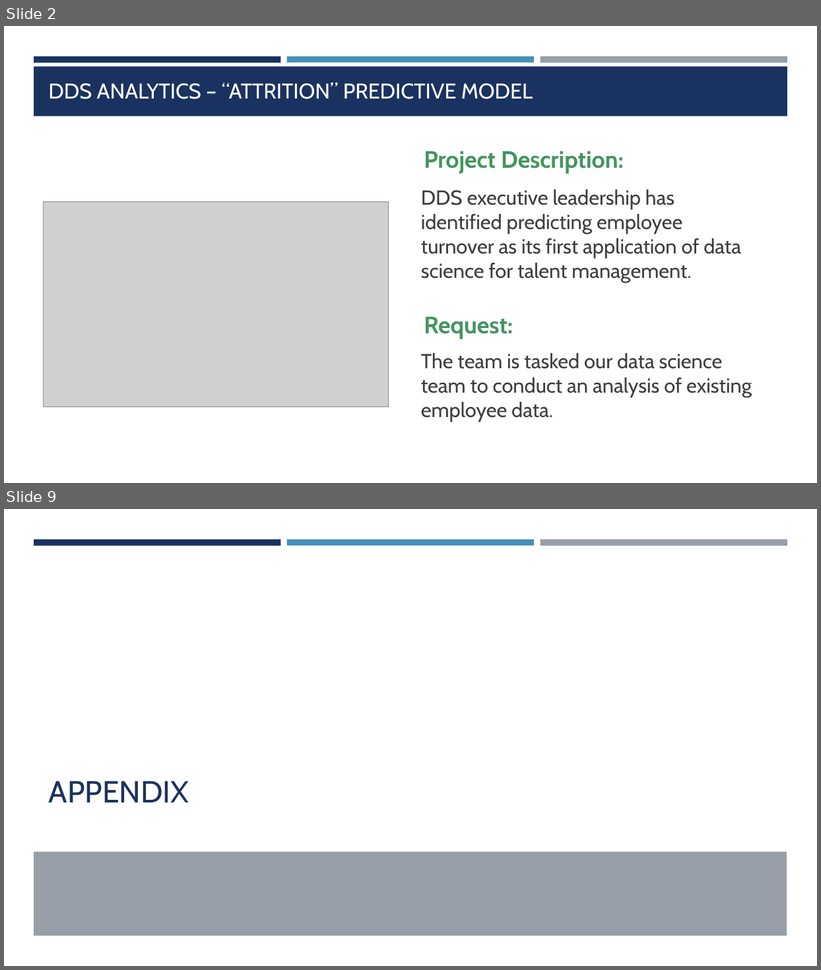
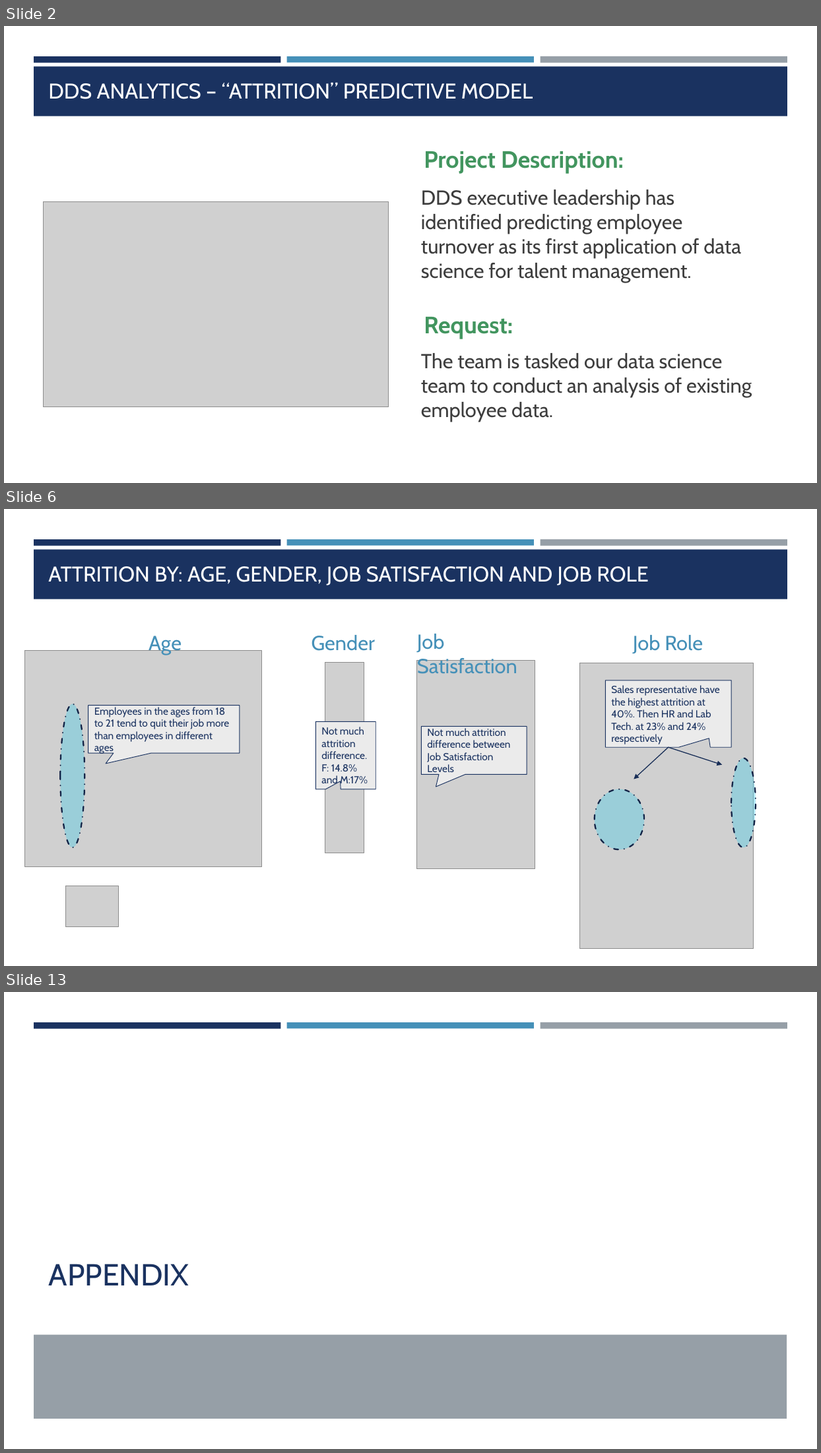
Before and after one commit to jainhsuya/msds.6306.case.study.2, a slide deck: Case Study 2.pptx. Shown one above the other, each under a label of ours: slides 2 and 9 before the commit, slides 2, 6 and 13 after it; the slides between them are not shown. The pictures are 821x970 and 821x1453 pixels, drawn with LibreOffice and Linux fonts; fonts in the diff are those of the drawing; grey boxes stand for pictures. Boxes give left, top, right and bottom in pixels: in the first picture for what was removed or moved away, otherwise in the second. Text is boxed around its words. In the diff, an @@ line names an element or a change of style, - is before the commit and + after.

```diff
--- a/Case Study 2.pptx
+++ b/Case Study 2.pptx
@@ slide 6 added at bbox=[4, 509, 817, 966], background #FFFFFF; not listed: 4 template elements that a slide beside it also shows @@
@@ title added at bbox=[48, 566, 648, 586], 25.2 pt, text #FFFFFF @@
+ATTRITION BY: AGE, GENDER, JOB SATISFACTION AND JOB ROLE
@@ text added at bbox=[149, 636, 182, 655], 24 pt, text #4590B8 @@
+Age
@@ text added at bbox=[312, 635, 375, 651], 24 pt, text #4590B8 @@
+Gender
@@ text added at bbox=[417, 634, 517, 674], 24 pt, text #4590B8 @@
+Job Satisfaction
@@ text added at bbox=[633, 635, 703, 654], 24 pt, text #4590B8 @@
+Job Role
@@ picture added at bbox=[24, 650, 261, 867] @@
@@ picture added at bbox=[325, 663, 364, 854] @@
@@ picture added at bbox=[417, 661, 535, 869] @@
@@ picture added at bbox=[580, 663, 754, 949] @@
@@ speech box added at bbox=[605, 681, 731, 747], fill #EBEBEB, outline #1A3260 0.75 pt, 12 pt, text #1A3260 @@
+Sales representative have the highest attrition at 40%. Then HR and Lab Tech. at 23% and 24% respectively
@@ ellipse added at bbox=[60, 704, 85, 848], fill #45CBE8 at 39% opacity, outline #132547 1.75 pt dashed @@
@@ speech box added at bbox=[88, 706, 240, 753], fill #EBEBEB, outline #1A3260 0.75 pt, 12 pt, text #1A3260 @@
+Employees in the ages from 18 to 21 tend to quit their job more than employees in different ages
@@ speech box added at bbox=[316, 722, 376, 789], fill #EBEBEB, outline #1A3260 0.75 pt, 12 pt, text #1A3260 @@
+Not much attrition difference. F: 14.8% and M:17%
@@ speech box added at bbox=[421, 727, 527, 775], fill #EBEBEB, outline #1A3260 0.75 pt, 12 pt, text #1A3260 @@
+Not much attrition difference between Job Satisfaction Levels
@@ arrow added from (668, 747) to (634, 779), #172D56 1 pt @@
@@ arrow added from (668, 747) to (723, 765), #172D56 1 pt @@
@@ ellipse added at bbox=[732, 758, 756, 848], fill #45CBE8 at 39% opacity, outline #132547 1.75 pt dashed @@
@@ ellipse added at bbox=[595, 789, 644, 850], fill #45CBE8 at 39% opacity, outline #132547 1.75 pt dashed @@
@@ picture added at bbox=[65, 887, 118, 928] @@
@@ what was slide 9 is now slide 13 @@
```
Also in this commit, not shown: 5 slides changed, 4 other slides added, 1 slide removed.
